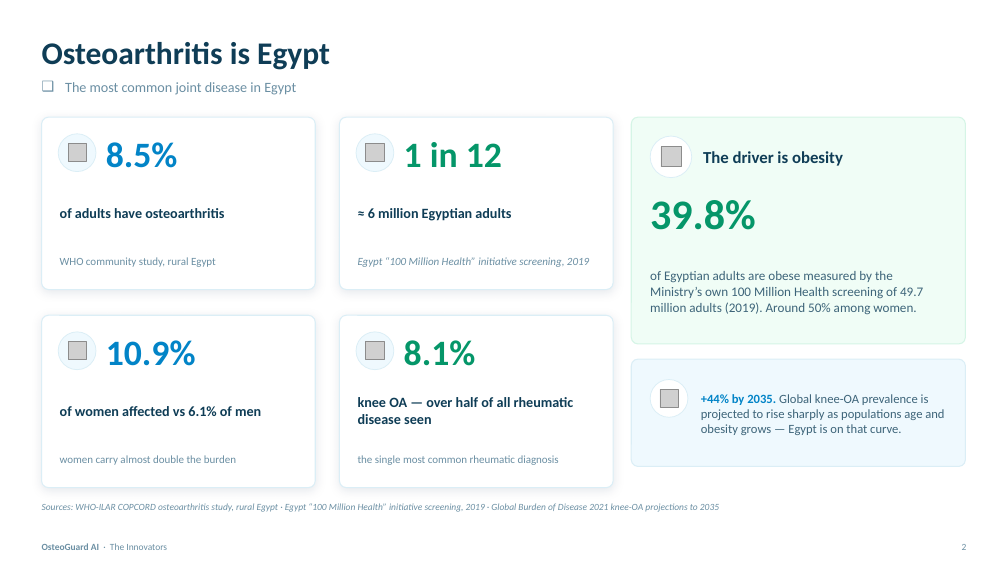
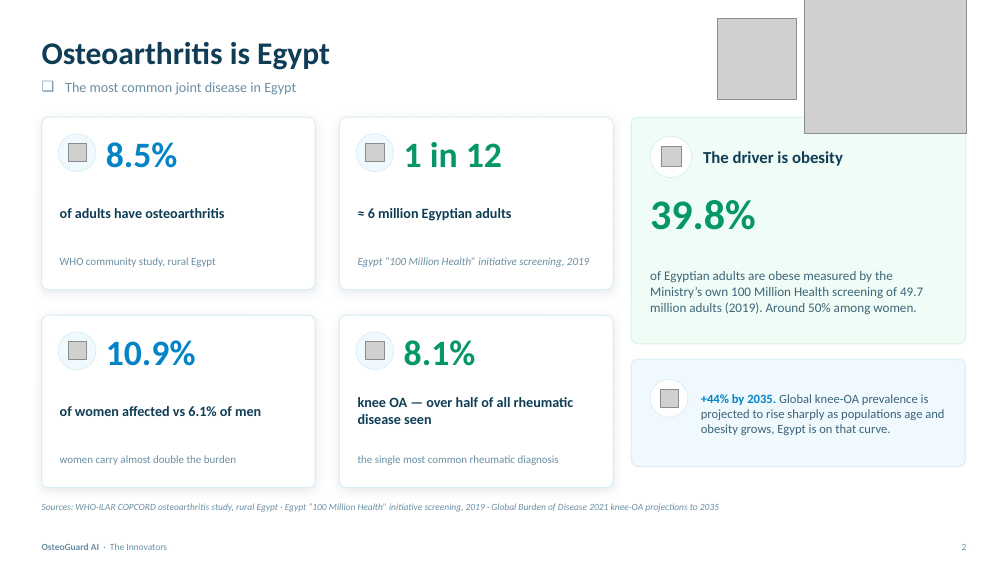
Before and after one commit to joe02692/OSTEO_GUARD_AI_HACKATHON, a slide deck: slide 2 of docs/OsteoGuard_AI_Presentation.pptx. Drawn at 1008x567 pixels with LibreOffice and Linux fonts; fonts in the diff are those of the drawing; grey boxes stand for pictures. Boxes give left, top, right and bottom in pixels: in the first picture for what was removed or moved away, otherwise in the second. Text is boxed around its words. In the diff, an @@ line names an element or a change of style, - is before the commit and + after.

```diff
--- a/docs/OsteoGuard_AI_Presentation.pptx
+++ b/docs/OsteoGuard_AI_Presentation.pptx
@@ picture added at (718, 18, 796, 99) @@
@@ picture added at (805, 0, 967, 134) @@
@@ text at (701, 394, 944, 435): text changed @@
-+44% by 2035. Global knee-OA prevalence is projected to rise sharply as populations age and obesity grows — Egypt is on that curve.
++44% by 2035. Global knee-OA prevalence is projected to rise sharply as populations age and obesity grows, Egypt is on that curve.
```
Also in this commit, not shown: 4 other slides changed, 5 other files.
